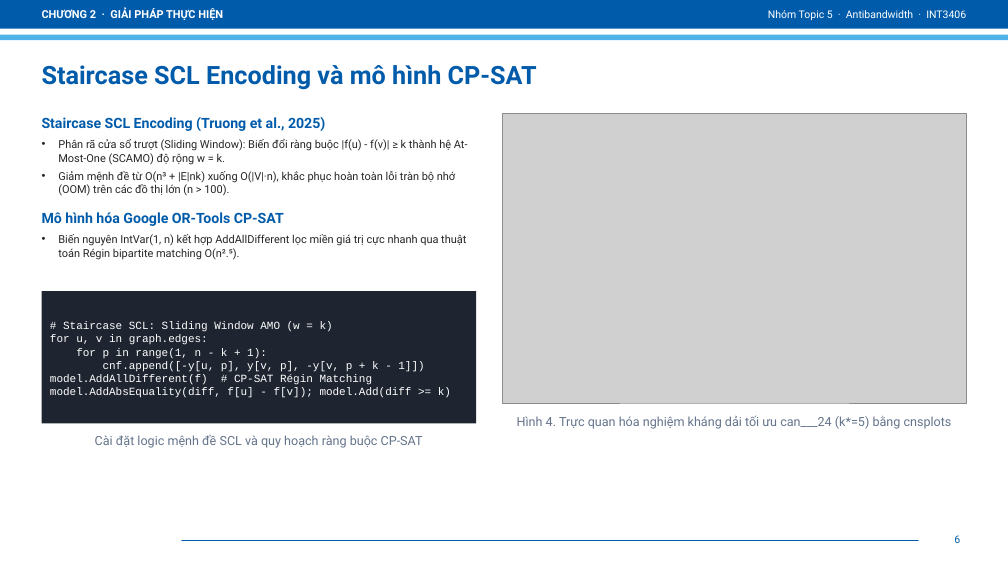
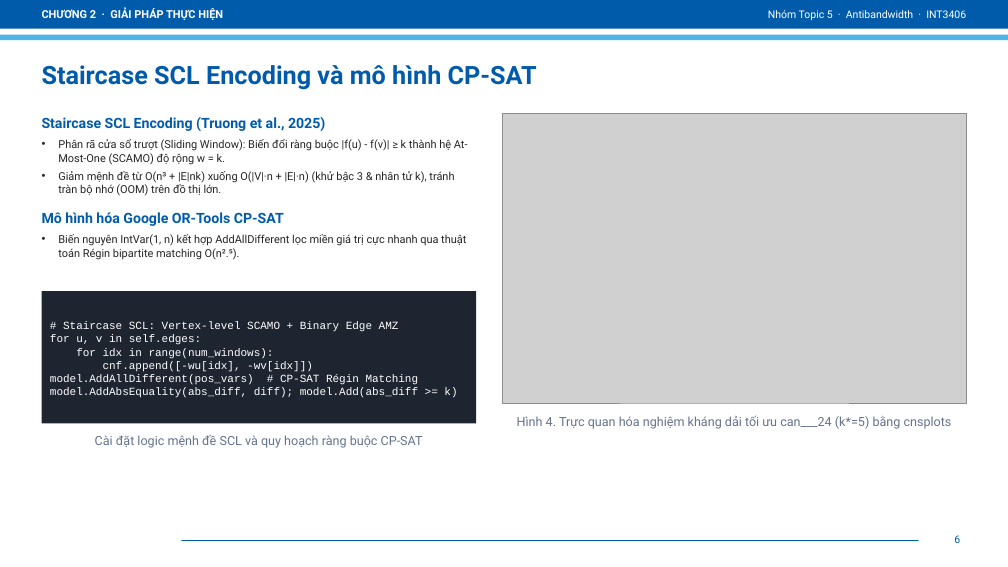
Before and after one commit to LoiDoancode/Antibandwidth_Problem, a slide deck: slide 6 of docs/Slide_ABP.pptx. Drawn at 1008x567 pixels with LibreOffice and Linux fonts; fonts in the diff are those of the drawing; grey boxes stand for pictures; background and template pictures are left out. Boxes give left, top, right and bottom in pixels: in the first picture for what was removed or moved away, otherwise in the second. Text is boxed around its words. In the diff, an @@ line names an element or a change of style, - is before the commit and + after.

Commit message:
chore(slide): fix slide

```diff
--- a/docs/Slide_ABP.pptx
+++ b/docs/Slide_ABP.pptx
@@ text at (58, 171, 454, 196): text changed @@
-• Giảm mệnh đề từ O(n³ + |E|nk) xuống O(|V|·n), khắc phục hoàn toàn lỗi tràn bộ nhớ (OOM) trên các đồ thị lớn (n > 100).
+• Giảm mệnh đề từ O(n³ + |E|nk) xuống O(|V|·n + |E|·n) (khử bậc 3 & nhân tử k), tránh tràn bộ nhớ (OOM) trên đồ thị lớn.
@@ text in rectangle at (50, 321, 457, 398): text changed @@
-# Staircase SCL: Sliding Window AMO (w = k)
-for u, v in graph.edges:
-for p in range(1, n - k + 1):
-cnf.append([-y[u, p], y[v, p], -y[v, p + k - 1]])
-model.AddAllDifferent(f) # CP-SAT Régin Matching
-model.AddAbsEquality(diff, f[u] - f[v]); model.Add(diff >= k)
+# Staircase SCL: Vertex-level SCAMO + Binary Edge AMZ
+for u, v in self.edges:
+for idx in range(num_windows):
+cnf.append([-wu[idx], -wv[idx]])
+model.AddAllDifferent(pos_vars) # CP-SAT Régin Matching
+model.AddAbsEquality(abs_diff, diff); model.Add(abs_diff >= k)
```
Also in this commit, not shown: 7 other slides changed, 2 other files.
